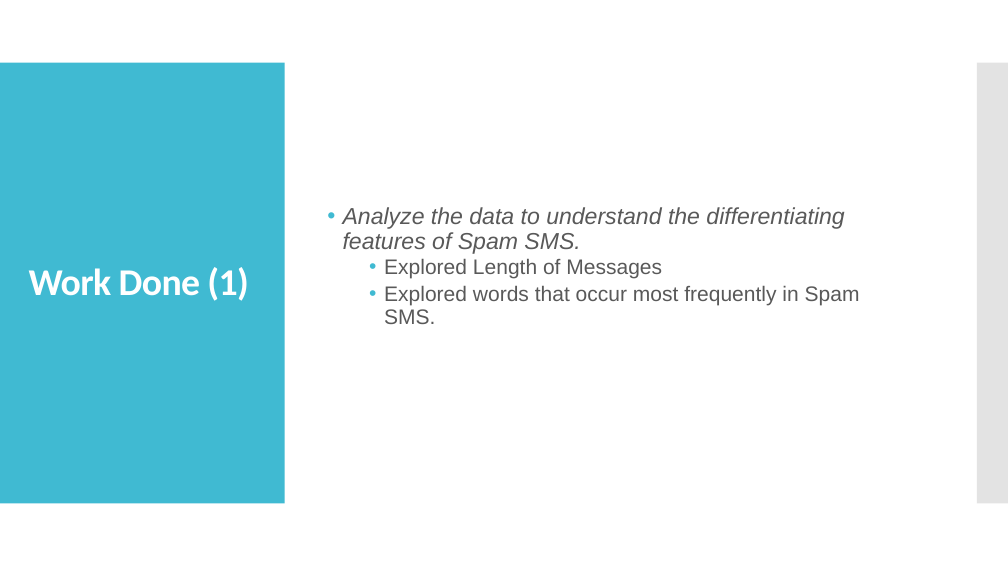
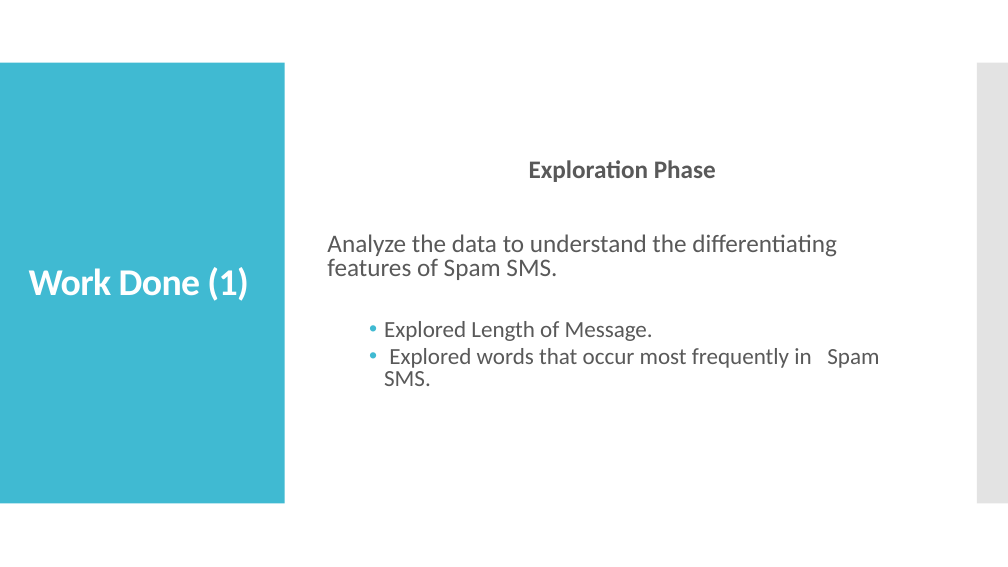
Before and after one commit to HarshitaJain0905/SMS_Spam_701, a slide deck: slide 13 of IFN701 PPT Week12.pptx (slide 15 before the commit). Drawn at 1008x567 pixels with LibreOffice and Linux fonts; fonts in the diff are those of the drawing. Boxes give left, top, right and bottom in pixels: in the first picture for what was removed or moved away, otherwise in the second. Text is boxed around its words. In the diff, an @@ line names an element or a change of style, - is before the commit and + after.

```diff
--- a/IFN701 PPT Week12.pptx
+++ b/IFN701 PPT Week12.pptx
@@ text at [529,160,716,182]: paragraph added @@
+Exploration Phase
@@ text at [327,234,879,386]: size 22 to 24 pt, italic off in "Analyze the data to understand the differentiating ..."; font Arial to Calibri in "Analyze the data to understand the differentiating ...", "Explored words that occur most frequently in ..."; size 20 to 22 pt in "Explored words that occur most frequently in ..."; bullet • to none; line spacing 0.9 to 0.8 @@
@@ text at [384,321,653,341]: text changed; size 20 to 22 pt; font Arial to Calibri @@
-  • Explored Length of Messages
+  • Explored Length of Message.
```
Also in this commit, not shown: 14 other slides changed, 2 slides added, 4 slides removed.
